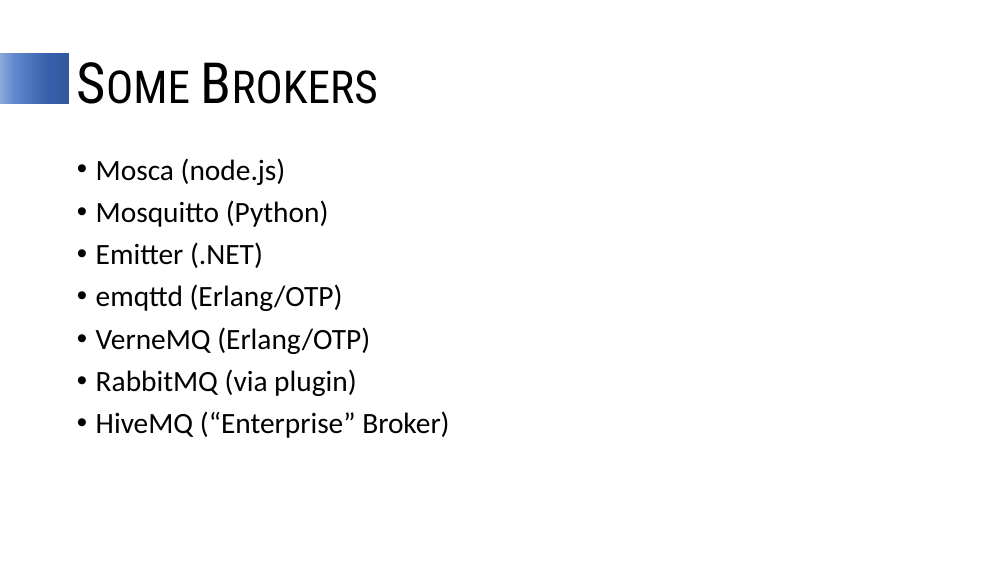
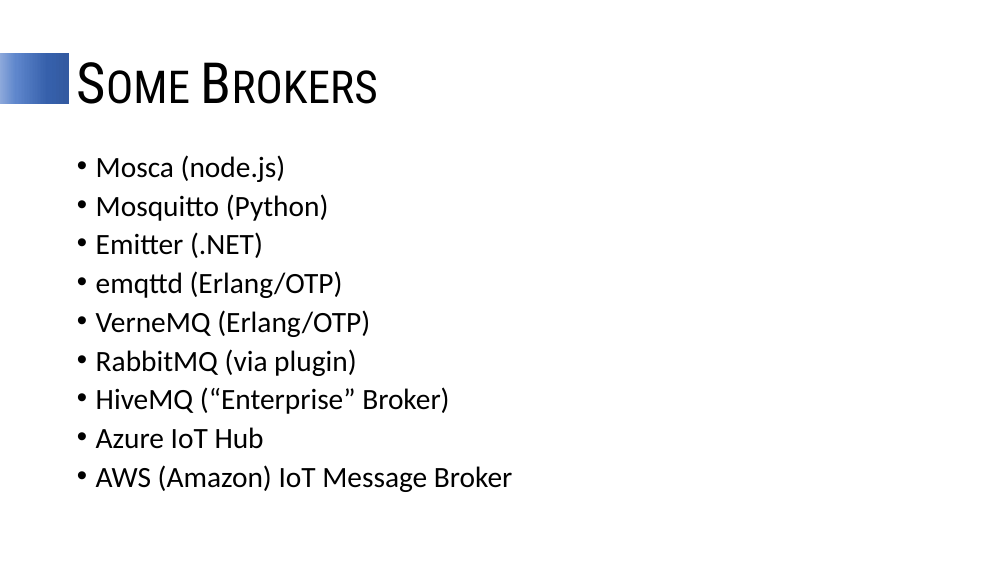
Before and after one commit to jfollas/mqttdemo, a slide deck: slide 19 of LightweightPubSub.pptx. Drawn at 1008x567 pixels with LibreOffice and Linux fonts; fonts in the diff are those of the drawing. Boxes give left, top, right and bottom in pixels: in the first picture for what was removed or moved away, otherwise in the second. Text is boxed around its words. In the diff, an @@ line names an element or a change of style, - is before the commit and + after.

```diff
--- a/LightweightPubSub.pptx
+++ b/LightweightPubSub.pptx
@@ text at (x1=96, y1=155, x2=449, y2=414): line spacing 0.9 to 0.8 @@
@@ text at (x1=96, y1=427, x2=512, y2=492): paragraphs added @@
+• Azure IoT Hub
+• AWS (Amazon) IoT Message Broker
```
Also in this commit, not shown: 3 other slides changed, 4 slides added, 1 other file.
